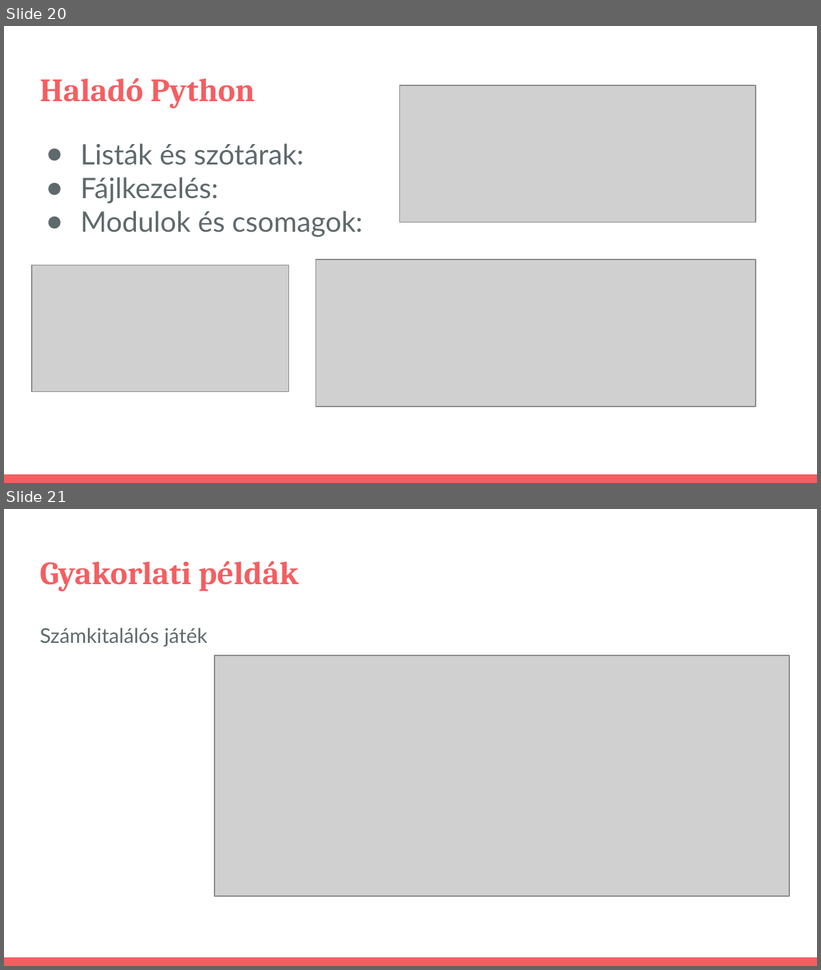
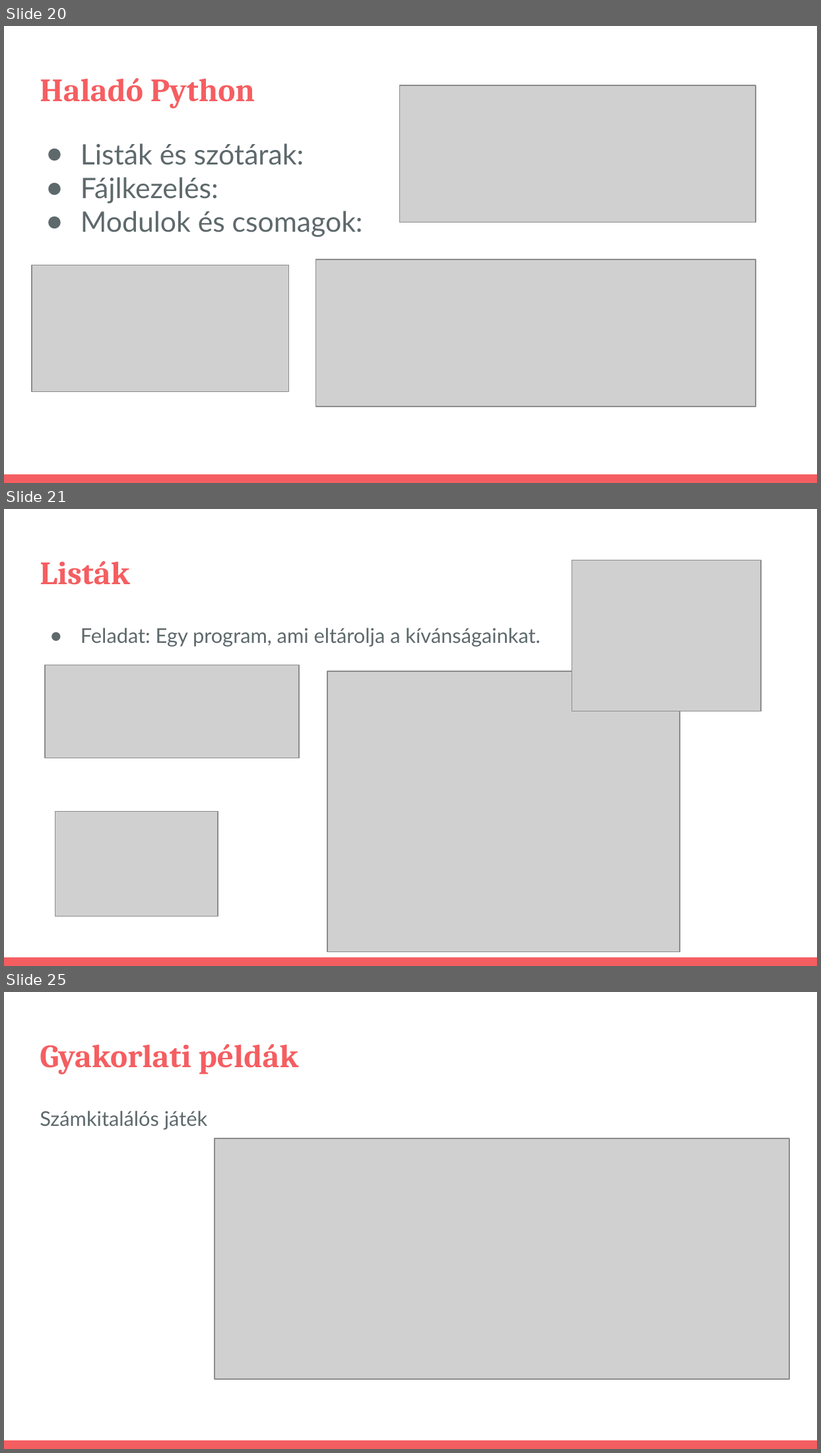
Before and after one commit to pisti72/infoka, a slide deck: prog/Bevezetés a Programozás Világába.pptx. Shown one above the other, each under a label of ours: slides 20 and 21 before the commit, slides 20, 21 and 25 after it; the slides between them are not shown. The pictures are 821x970 and 821x1453 pixels, drawn with LibreOffice and Linux fonts; fonts in the diff are those of the drawing; grey boxes stand for pictures. Boxes give left, top, right and bottom in pixels: in the first picture for what was removed or moved away, otherwise in the second. Text is boxed around its words. In the diff, an @@ line names an element or a change of style, - is before the commit and + after.

```diff
--- a/prog/Bevezetés a Programozás Világába.pptx
+++ b/prog/Bevezetés a Programozás Világába.pptx
@@ slide 21 added at (4, 509, 817, 966), background #FFFFFF; not listed: 1 template element that a slide beside it also shows @@
@@ title added at (40, 561, 130, 585), 28.8 pt, text #F55E61, bold @@
+Listák
@@ picture added at (572, 560, 761, 712) @@
@@ text added at (81, 628, 541, 647), 18 pt, text #5E696C @@
+● Feladat: Egy program, ami eltárolja a kívánságainkat.
@@ picture added at (45, 665, 299, 758) @@
@@ picture added at (327, 671, 680, 953) @@
@@ picture added at (55, 811, 218, 916) @@
@@ what was slide 21 is now slide 25 @@
```
Also in this commit, not shown: 3 other slides added.
